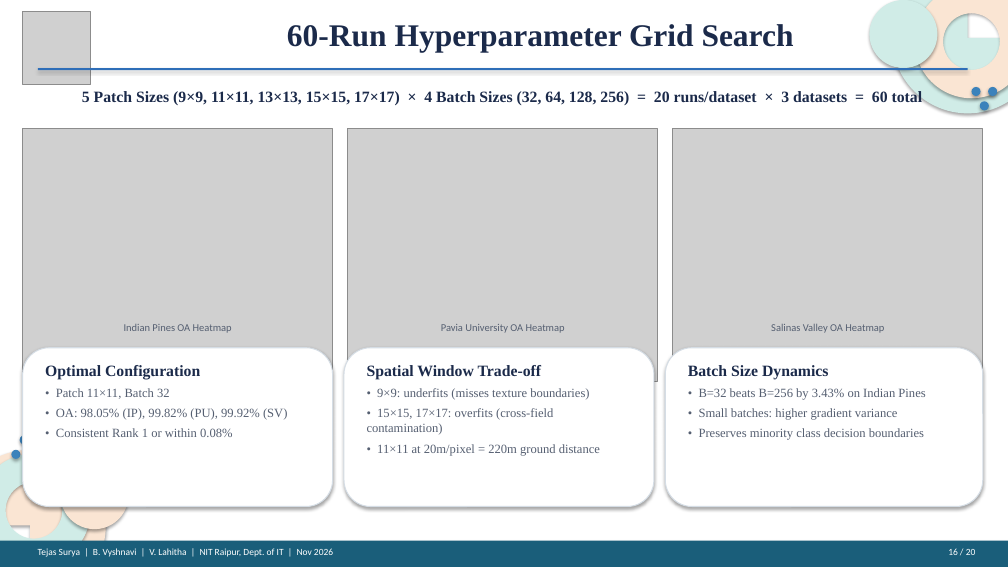
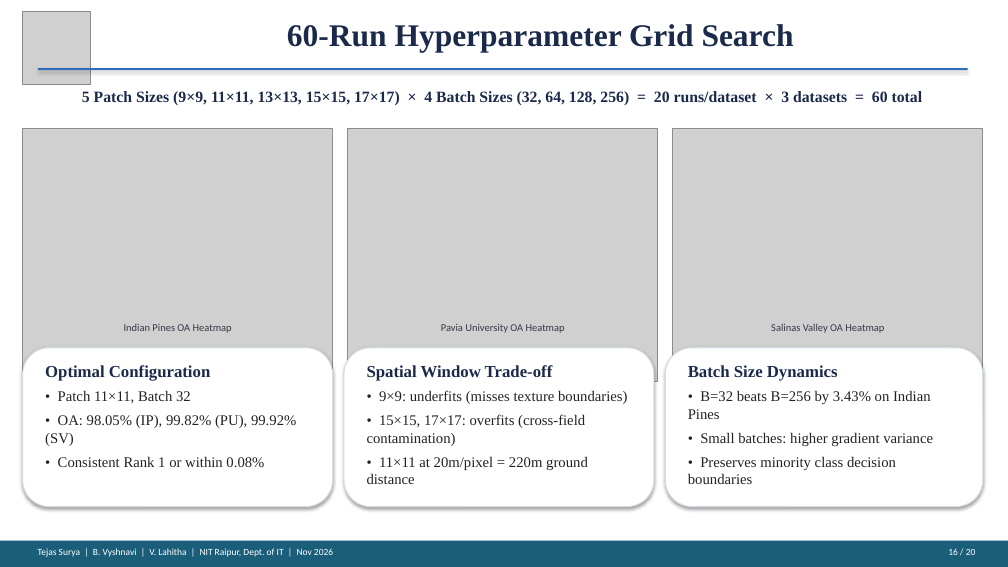
Before and after one commit to codeforlifeee/paper, a slide deck: slide 16 of SGSCF_Net_Final_Presentation.pptx. Drawn at 1008x567 pixels with LibreOffice and Linux fonts; fonts in the diff are those of the drawing; grey boxes stand for pictures. Boxes give left, top, right and bottom in pixels: in the first picture for what was removed or moved away, otherwise in the second. Text is boxed around its words. In the diff, an @@ line names an element or a change of style, - is before the commit and + after.

```diff
--- a/SGSCF_Net_Final_Presentation.pptx
+++ b/SGSCF_Net_Final_Presentation.pptx
@@ ellipse removed at box(870, 0, 938, 68) @@
@@ pie slice (boxed as its full ellipse) removed at box(892, 0, 1008, 113) @@
@@ donut removed at box(915, 0, 1008, 98) @@
@@ ellipse removed at box(972, 87, 981, 96) @@
@@ ellipse removed at box(988, 87, 997, 96) @@
@@ ellipse removed at box(980, 101, 989, 110) @@
@@ text colour #555F71 to #333A47 in 3 elements at box(124, 324, 232, 333), box(441, 324, 565, 333), box(771, 324, 884, 333) @@
@@ text "Optimal Configuration" at box(45, 365, 296, 467): size 15 to 16 pt in "Optimal Configuration"; size 12 to 14 pt, text colour #555F71 to #222222 in "• Patch 11×11, Batch 32", "• OA: 98.05% (IP), 99.82% (PU), 99.92% ...", "• Consistent Rank 1 or within 0.08%"; more space between paragraphs @@
@@ text "Spatial Window Trade-off" at box(367, 365, 627, 484): size 15 to 16 pt in "Spatial Window Trade-off"; size 12 to 14 pt, text colour #555F71 to #222222 in "• 9×9: underfits (misses texture boundaries)", "• 15×15, 17×17: overfits (cross-field contamination)", "• 11×11 at 20m/pixel = 220m ground ..."; more space between paragraphs @@
@@ text "Batch Size Dynamics" at box(688, 365, 933, 484): size 15 to 16 pt in "Batch Size Dynamics"; size 12 to 14 pt, text colour #555F71 to #222222 in "• B=32 beats B=256 by 3.43% on ...", "• Small batches: higher gradient variance", "• Preserves minority class decision boundaries"; more space between paragraphs @@
@@ ellipse removed at box(20, 436, 29, 445) @@
@@ pie slice (boxed as its full ellipse) removed at box(0, 450, 106, 567) @@
@@ donut removed at box(0, 454, 91, 567) @@
@@ ellipse removed at box(11, 450, 20, 459) @@
@@ ellipse removed at box(60, 461, 129, 529) @@
```
Also in this commit, not shown: 19 other slides changed, 1 other file.
